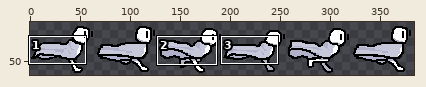
A sprite sheet gets an edit: texture/player_run_sheet.png. Above, an overview of the earlier version with the close-up marked.
Close-up. Before:
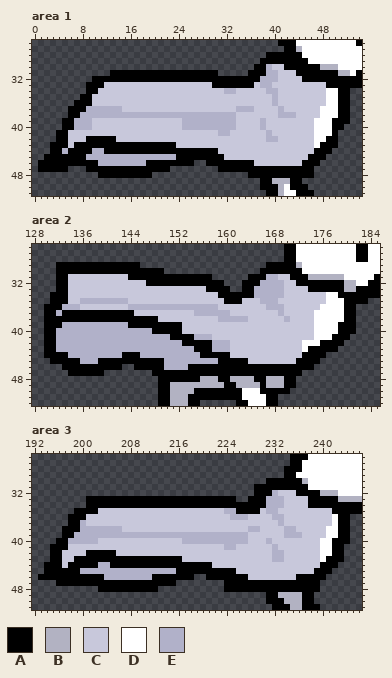
The file is 384x64 pixels. Shown: area 1: x 0..54, y 26..51; area 2: x 128..185, y 26..52; area 3: x 192..246, y 26..51. The wide view leaves out empty margins. The commit also changed other parts of the picture, which this record leaves out.
Palette (. is transparent): A #000000  B #b2b2c2  C #c8c8db  D #ffffff  E #b1b1c9
The same view after the edit:
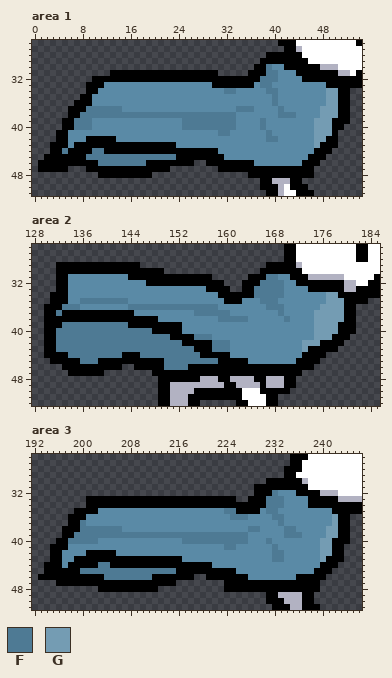
Colours new in this view: F #4e7a94  G #749cb3
The exact change:
Colour C changes from #c8c8db to #5a8aa6.
Area 1:
The author changed colour E to colour F in row 30 at x 39; in row 31 at x 39 to 40; in row 32 at x 38 to 40; in row 33 at x 38 to 39; in row 34 at x 32 to 33 and 39 to 40; in rows 35 to 36 at x 40.
The author changed colour E to colour F in row 37 at x 9 to 14, 34 to 36 and 41; in row 38 at x 8 to 33 and 41 to 43; in rows 39 to 40 at x 7 to 9, 25 to 33 and 38; in row 41 at x 31 to 32 and 39; in row 42 at x 39 to 40; in row 44 at x 5 and 10 to 11.
The author changed colour E to colour F in row 45 at x 9 to 23; in row 46 at x 11 to 18.
The author changed colour D to colour G in rows 34 to 36 at x 49 to 50; in rows 37 to 38 at x 48 to 50; in rows 39 to 41 at x 47 to 49; in row 42 at x 47 to 48; in row 43 at x 47.
Area 2:
The author changed colour E to colour F in row 31 at x 167 to 168; in row 32 at x 166 to 169; in rows 33 to 34 at x 165 to 169; in row 35 at x 136 to 143 and 166 to 168; in row 36 at x 133 to 135, 144 to 158 and 167 to 169; in row 37 at x 132, 155 to 160 and 169.
The author changed colour E to colour F in row 38 at x 159 to 163 and 170; in row 39 at x 133 to 143; in row 40 at x 132 to 147; in row 41 at x 132 to 150 and 155 to 157; in row 42 at x 132 to 152 and 158 to 160; in row 43 at x 132 to 154 and 158 to 160.
The author changed colour E to colour F in row 44 at x 134 to 142 and 146 to 155; in row 45 at x 136 to 138 and 150 to 158; in row 46 at x 150 to 153.
The author changed colour D to colour G in row 34 at x 177 to 178; in row 35 at x 177 to 179; in row 36 at x 176 to 179; in rows 37 to 38 at x 175 to 179; in rows 39 to 40 at x 175 to 178; in row 41 at x 175 to 177.
The author changed colour D to colour G in row 42 at x 173 to 175; in row 43 at x 173.
Area 3:
The author changed colour E to colour F in row 32 at x 232; in rows 33 to 34 at x 231 to 233; in row 35 at x 224 to 225 and 231 to 232; in row 36 at x 225 to 227 and 232 to 233; in row 37 at x 200 and 233; in row 38 at x 200 to 206, 228 to 229 and 234 to 235.
The author changed colour E to colour F in row 39 at x 199 to 227 and 234 to 236; in row 40 at x 198 to 202, 217 to 227 and 231; in row 41 at x 224 to 225 and 232; in rows 42 to 43 at x 232 to 233; in row 44 at x 203 to 204; in row 45 at x 200 to 215.
The author changed colour E to colour F in row 46 at x 204 to 211.
The author changed colour D to colour G in rows 36 to 37 at x 242; in rows 38 to 39 at x 241 to 242; in rows 40 to 42 at x 240 to 241; in row 43 at x 240.
Pixel boxes of the changes (left, top, right, bottom) in both close-ups:
changed: (62, 64, 338, 166)
changed: (56, 274, 344, 370)
changed: (62, 490, 338, 580)
